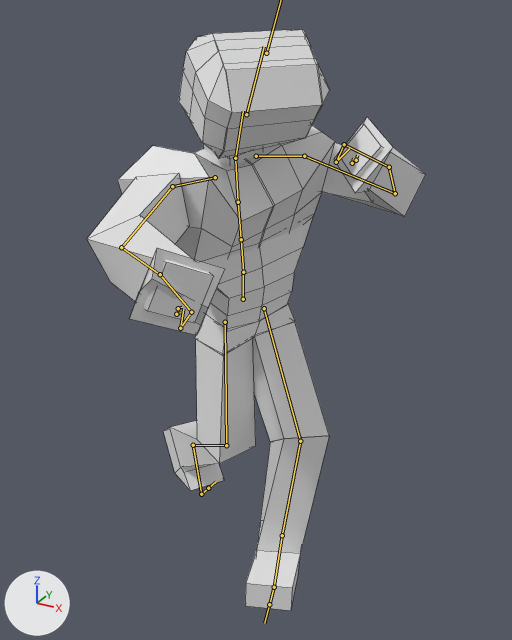
An edit to the FBX model Blender_Project_Objects/Punching_Right.fbx, drawn before and after from the same camera.
Both versions are drawn from a camera (50 mm lens) standing at (9.12, -16.25, 14.9) and looking at (1.37, -2.17, 7.86). The axes (+X, +Y, +Z) are drawn at lower left. The lights are the same throughout. Both versions are drawn at frame 15 of the action 'mixamo.com'; the numbers are the values there. The bones that bend it are drawn over the model as lines. Mesh edges are drawn as thin lines.

Objects in the first picture: 'Abs', 'Chest', 'Head', 'Hips', 'Left_Arm.001', 'Right_Arm', 'Rightf_Leg', 'Rightf_Leg.001'.
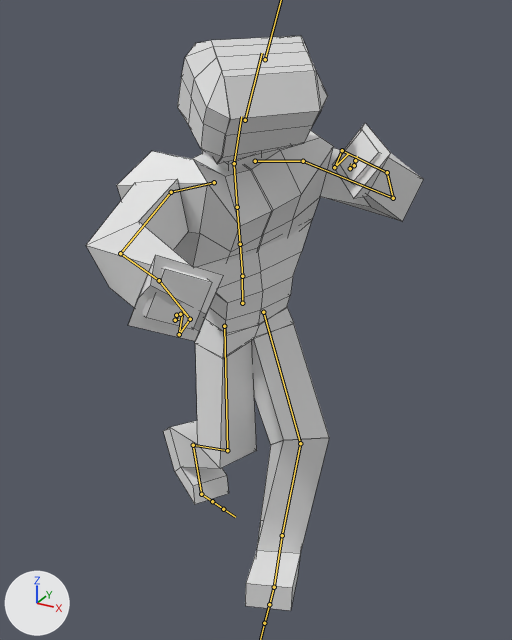
Where the change shows, as pixel boxes [x1, y1, x2, y2] in the pictures (512 x 640 px):
'Head', posed: before [179, 29, 330, 165]; after [177, 36, 328, 171]
'Chest', posed: before [118, 125, 335, 262]; after [117, 130, 334, 267]
'Rightf_Leg', posed: before [245, 321, 329, 611]; after [245, 323, 329, 611]
'Left_Arm.001', posed: before [87, 173, 225, 335]; after [86, 179, 224, 341]
'Rightf_Leg.001', posed (7% taller): before [163, 339, 256, 491]; after [163, 341, 256, 504]
'Abs', posed: before [203, 216, 313, 330]; after [198, 220, 312, 333]
'Right_Arm', posed: before [322, 117, 426, 217]; after [320, 123, 424, 222]
'Hips', posed: before [195, 304, 295, 355]; after [195, 308, 294, 359]
bone 'mixamorig:Hips', root to tip: before (243, 299) to (243, 272); after (242, 303) to (242, 276)
bone 'mixamorig:Spine', root to tip: before (243, 272) to (241, 239); after (242, 276) to (240, 244)
bone 'mixamorig:LeftUpLeg', root to tip: before (264, 308) to (300, 441); after (263, 312) to (300, 443)
bone 'mixamorig:LeftLeg', root to tip: before (300, 441) to (282, 535); after (300, 443) to (282, 535)
bone 'mixamorig:RightUpLeg', root to tip: before (225, 322) to (226, 445); after (224, 326) to (227, 450)
bone 'mixamorig:RightLeg', root to tip: before (226, 445) to (193, 445); after (227, 450) to (193, 445)
bone 'mixamorig:RightToeBase', root to tip: before (201, 494) to (208, 488); after (201, 494) to (212, 501)

The edits, one by one:
Bone 'mixamorig:Hips' (bone_mixamorig_hips) moves from (0.0, -82.0, 17.0) to (-4.0, -95.0, 15.0).
Bone 'mixamorig:Hips' (bone_mixamorig_hips) turns from (12, 63, 8) to (14, 62, 9) degrees about its own x, y and z.
Bone 'mixamorig:Spine' (bone_mixamorig_spine) turns from (1, 0, 6) to (1, 0, 5) degrees about its own x, y and z.
Bone 'mixamorig:LeftUpLeg' (bone_mixamorig_leftupleg) turns from (45, 12, -12) to (48, 13, -13) degrees about its own x, y and z.
Bone 'mixamorig:LeftLeg' (bone_mixamorig_leftleg) turns from (-43, 3, -7) to (-47, 3, -6) degrees about its own x, y and z.
Bone 'mixamorig:RightUpLeg' (bone_mixamorig_rightupleg) turns from (9, -2, 6) to (11, -2, 4) degrees about its own x, y and z.
Bone 'mixamorig:RightLeg' (bone_mixamorig_rightleg) turns from (-66, 12, -12) to (-70, 12, -11) degrees about its own x, y and z.
Bone 'mixamorig:RightToeBase' (bone_mixamorig_righttoebase) turns from (96, -2, 1) to (63, -2, 1) degrees about its own x, y and z.
